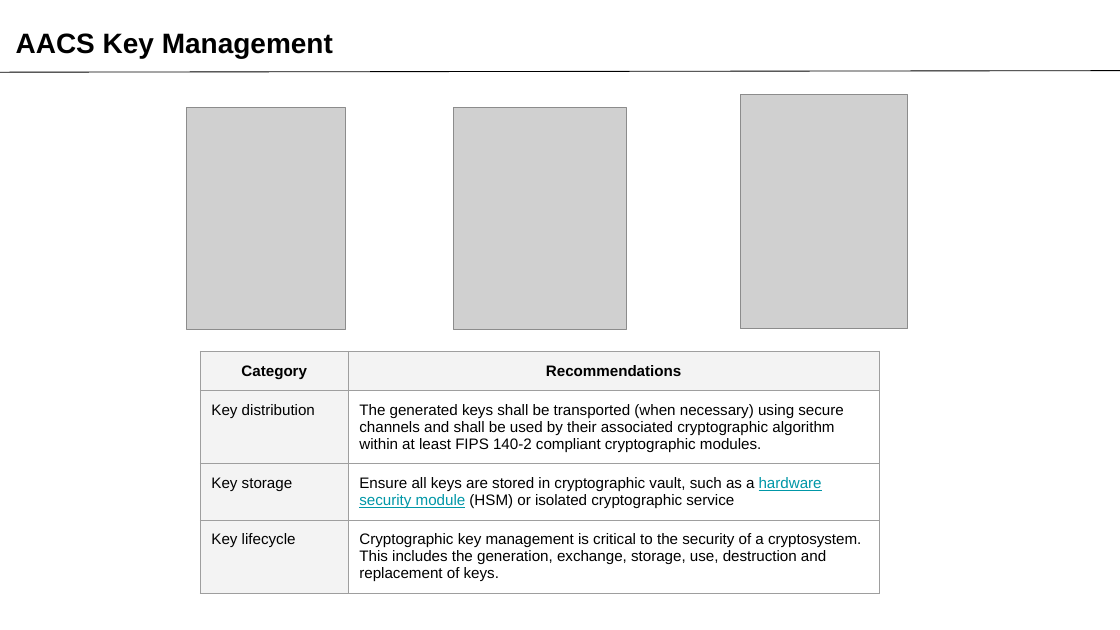
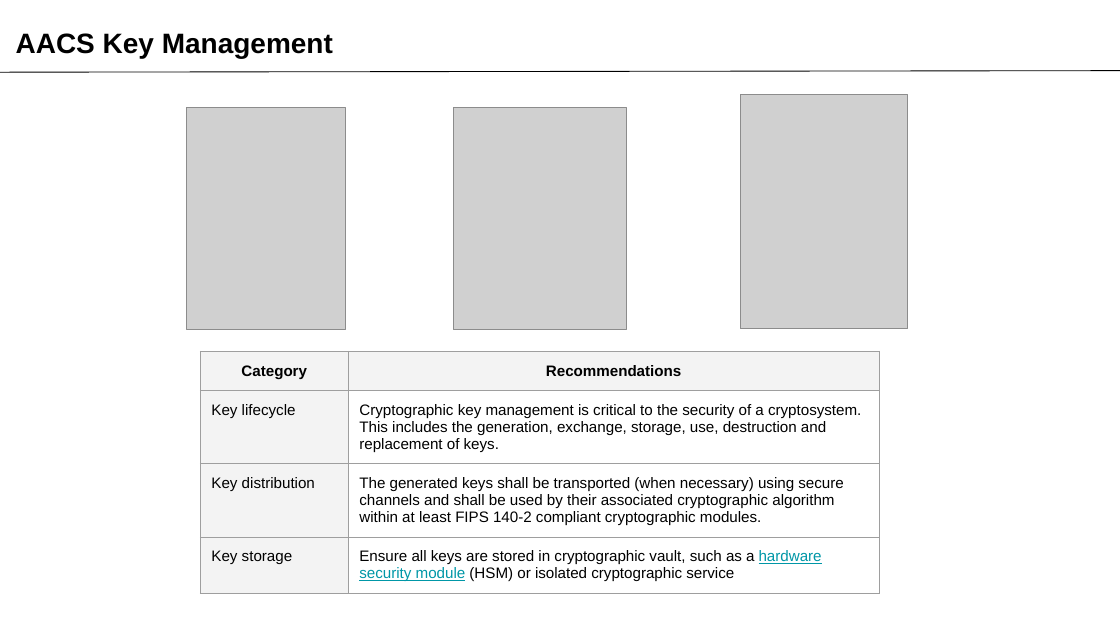
Before and after one commit to SWSS2021Team3/ProjectDocuments, a slide deck: slide 13 of Team3_Phase1_Presentation.pptx. Drawn at 1120x630 pixels with LibreOffice and Linux fonts; fonts in the diff are those of the drawing; grey boxes stand for pictures. Boxes give left, top, right and bottom in pixels: in the first picture for what was removed or moved away, otherwise in the second. Text is boxed around its words. In the diff, an @@ line names an element or a change of style, - is before the commit and + after.

```diff
--- a/Team3_Phase1_Presentation.pptx
+++ b/Team3_Phase1_Presentation.pptx
@@ table at [200,351,879,627] @@
+row 2: Key lifecycle | Cryptographic key management is critical to the security of a cryptosystem. This includes the generation, exchange, storage, use, destruction and replacement of keys.
-row 4: Key lifecycle | Cryptographic key management is critical to the security of a cryptosystem. This includes the generation, exchange, storage, use, destruction and replacement of keys.
```
Also in this commit, not shown: 5 other slides changed, 12 other files.
